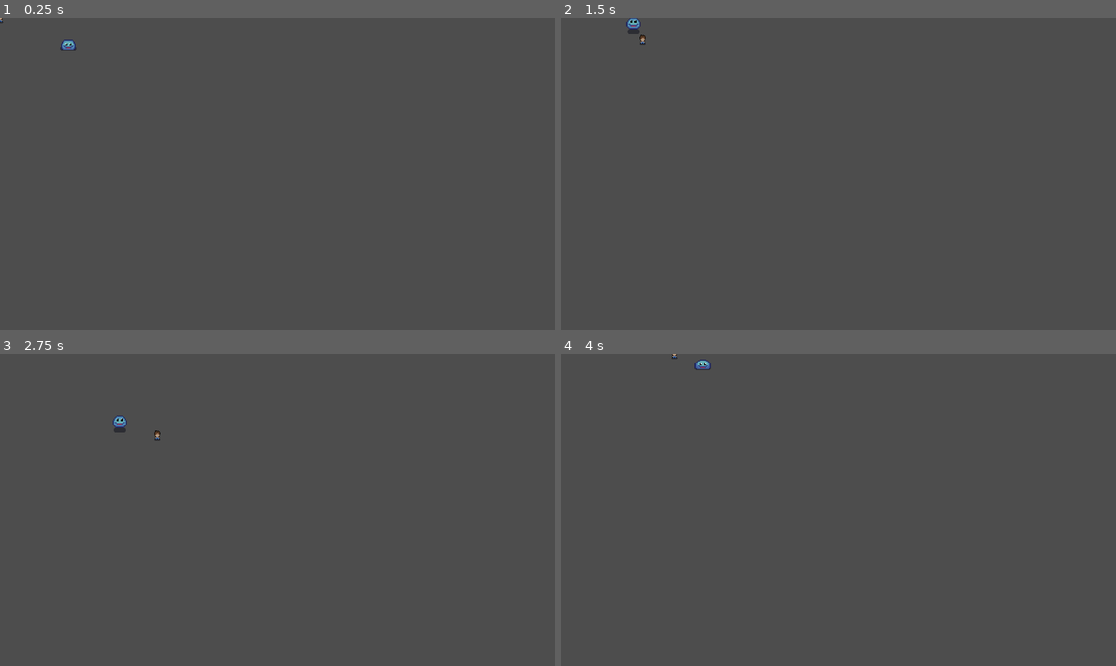
Above: before the commit, frames 1-4 (two rows, left to right).
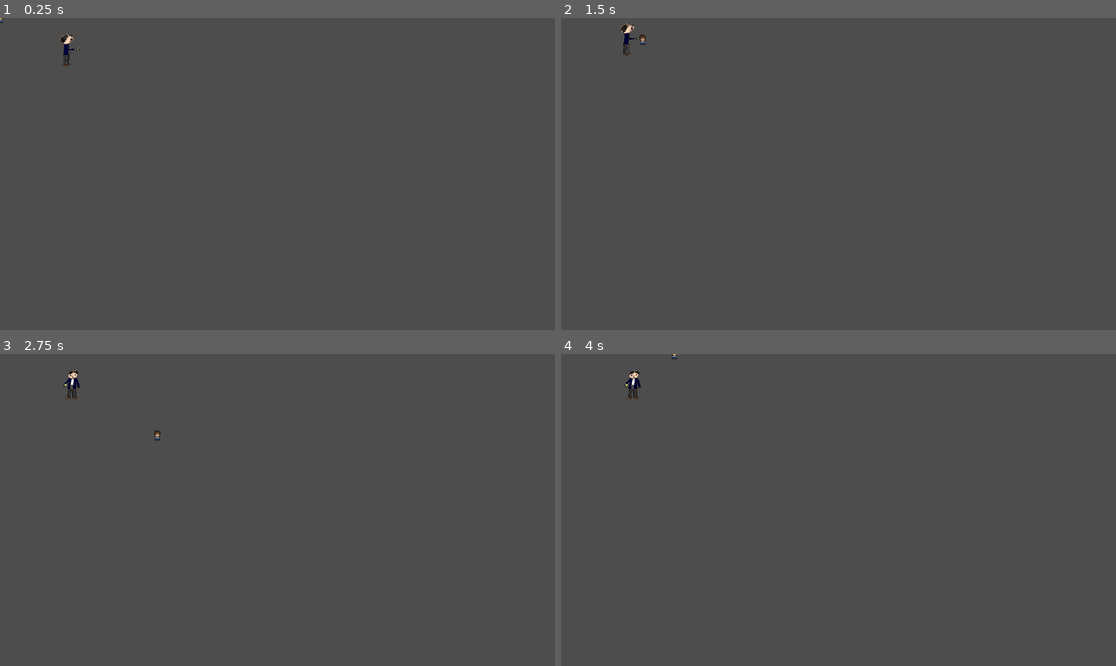
Above: after the commit, the same moments.

Repository: S1m0nCi/durhack-2024
Game: Godot game, scene res://world.tscn
Same seed, same stepped clock (60 frames per second), same inputs: the game is played once before the commit and once after it. This scene is started directly instead of the project's main scene.
Inputs:
- Up to frame 1 (0.25 s): no input
- Up to frame 2 (1.5 s): hold Right (ui_right) 0.53-1.28 s; hold Down (ui_down) from 1.28 s (still down)
- Up to frame 3 (2.75 s): release Down (ui_down) at 2.03 s; hold Right (ui_right) from 2.03 s (still down)
- Up to frame 4 (4 s): release Right (ui_right) at 2.78 s; hold Up (ui_up) 2.78-3.53 s; hold Left (ui_left) from 3.53 s (still down)

The runs differ from the first frame. In frame 1, 0.2% of the frame differs, in the area x 10-15%, y 5-16%; in frame 2, 0.2%; in frame 3, 0.3%, in the area x 11-23%, y 5-26%; in frame 4, 0.2%.

Commit message:
fix chase issue and add guard

Diff:
--- a/durhack-24/guard.gd
+++ b/durhack-24/guard.gd
@@ -1,6 +1,6 @@
 extends CharacterBody2D
 
-var chase_speed = 25
+var chase_speed = 70
 var track_speed = chase_speed/3
 var player_chase = false
 var player_track = false
@@ -10,14 +10,14 @@
 func _physics_process(delta: float) -> void:
 	if player_chase:
 		position += (player.position - position)/chase_speed
-		$AnimatedSprite2D.play("walk_front")
+		$AnimatedSprite2D.play("side")
 
 		if (player.position.x - position.x) < 0:
 			$AnimatedSprite2D.flip_h = true
 		else:
 			$AnimatedSprite2D.flip_h = false
 	else:
-		$AnimatedSprite2D.play("idle_front")
+		$AnimatedSprite2D.play("front")
 
 func _on_detection_area_body_entered(body: Node2D) -> void:
 	player = body # player is the body that has entered
--- a/durhack-24/scenes/guard.tscn
+++ b/durhack-24/scenes/guard.tscn
@@ -1,7 +1,18 @@
-[gd_scene load_steps=33 format=3 uid="uid://cqhen150flkh7"]
+[gd_scene load_steps=39 format=3 uid="uid://cqhen150flkh7"]
 
 [ext_resource type="Texture2D" uid="uid://cjt8ydc3np2sa" path="res://assets/mystic-forest-temp/characters/slime.png" id="1_314ub"]
 [ext_resource type="Script" path="res://guard.gd" id="1_jlb12"]
+[ext_resource type="Texture2D" uid="uid://uu5b77yfj23b" path="res://assets/guard_back-removebg-preview.png" id="2_tfa00"]
+[ext_resource type="Texture2D" uid="uid://dqd5xg3kmpyh5" path="res://assets/guard_front-removebg-preview.png" id="3_1jmdi"]
+[ext_resource type="Texture2D" uid="uid://chcjnbbxls2e6" path="res://assets/guard_side-removebg-preview.png" id="5_be2w2"]
+
+[sub_resource type="AtlasTexture" id="AtlasTexture_67ny2"]
+atlas = ExtResource("2_tfa00")
+region = Rect2(0, 0, 500, 500)
+
+[sub_resource type="AtlasTexture" id="AtlasTexture_m5lts"]
+atlas = ExtResource("3_1jmdi")
+region = Rect2(0, 0, 500, 500)
 
 [sub_resource type="AtlasTexture" id="AtlasTexture_aqmvs"]
 atlas = ExtResource("1_314ub")
@@ -34,6 +45,10 @@
 [sub_resource type="AtlasTexture" id="AtlasTexture_ij5o0"]
 atlas = ExtResource("1_314ub")
 region = Rect2(96, 0, 32, 32)
+
+[sub_resource type="AtlasTexture" id="AtlasTexture_7oaog"]
+atlas = ExtResource("5_be2w2")
+region = Rect2(0, 0, 500, 500)
 
 [sub_resource type="AtlasTexture" id="AtlasTexture_lknyu"]
 atlas = ExtResource("1_314ub")
@@ -115,6 +130,22 @@
 animations = [{
 "frames": [{
 "duration": 1.0,
+"texture": SubResource("AtlasTexture_67ny2")
+}],
+"loop": true,
+"name": &"back",
+"speed": 5.0
+}, {
+"frames": [{
+"duration": 1.0,
+"texture": SubResource("AtlasTexture_m5lts")
+}],
+"loop": true,
+"name": &"front",
+"speed": 5.0
+}, {
+"frames": [{
+"duration": 1.0,
 "texture": SubResource("AtlasTexture_aqmvs")
 }, {
 "duration": 1.0,
@@ -149,6 +180,14 @@
 }, {
 "frames": [{
 "duration": 1.0,
+"texture": SubResource("AtlasTexture_7oaog")
+}],
+"loop": true,
+"name": &"side",
+"speed": 5.0
+}, {
+"frames": [{
+"duration": 1.0,
 "texture": SubResource("AtlasTexture_lknyu")
 }, {
 "duration": 1.0,
@@ -220,23 +259,24 @@
 "speed": 5.0
 }]
 
-[sub_resource type="CircleShape2D" id="CircleShape2D_jw134"]
-radius = 67.2681
-
-[sub_resource type="CircleShape2D" id="CircleShape2D_15ewq"]
-radius = 11.0
+[sub_resource type="CircleShape2D" id="CircleShape2D_unei5"]
+radius = 87.0
+
+[sub_resource type="CapsuleShape2D" id="CapsuleShape2D_rn2dj"]
+radius = 8.0
+height = 64.0
 
 [node name="guard" type="CharacterBody2D"]
-position = Vector2(213, 68)
+position = Vector2(0, 1)
+collision_layer = 5
+collision_mask = 5
 script = ExtResource("1_jlb12")
 
 [node name="AnimatedSprite2D" type="AnimatedSprite2D" parent="."]
-position = Vector2(0, -8)
-scale = Vector2(2.125, 1.90625)
+position = Vector2(4.00003, 6)
+scale = Vector2(0.287125, 0.21)
 sprite_frames = SubResource("SpriteFrames_v37q8")
-animation = &"idle_front"
-frame = 3
-frame_progress = 0.135704
+animation = &"front"
 
 [node name="detectionArea" type="Area2D" parent="."]
 position = Vector2(559, 171)
@@ -245,11 +285,11 @@
 
 [node name="CollisionShape2D" type="CollisionShape2D" parent="detectionArea"]
 position = Vector2(-559, -173)
-shape = SubResource("CircleShape2D_jw134")
+shape = SubResource("CircleShape2D_unei5")
 
 [node name="CollisionShape2D" type="CollisionShape2D" parent="."]
-position = Vector2(-1, -1)
-shape = SubResource("CircleShape2D_15ewq")
+position = Vector2(0, -3)
+shape = SubResource("CapsuleShape2D_rn2dj")
 
 [node name="trackArea" type="Area2D" parent="."]
 position = Vector2(161, 315)
--- a/durhack-24/scenes/main.tscn
+++ b/durhack-24/scenes/main.tscn
@@ -9057,7 +9057,19 @@
 position = Vector2(308.5, 446.5)
 shape = SubResource("RectangleShape2D_hxnb3")
 
+[node name="RigidBody2D3" type="RigidBody2D" parent="TileMap"]
+freeze = true
+
+[node name="CollisionShape2D" type="CollisionShape2D" parent="TileMap/RigidBody2D3"]
+position = Vector2(-142.5, 535)
+shape = SubResource("RectangleShape2D_c70pr")
+
+[node name="CollisionShape2D2" type="CollisionShape2D" parent="TileMap/RigidBody2D3"]
+position = Vector2(828.25, 504)
+shape = SubResource("RectangleShape2D_4g353")
+
 [node name="guard" parent="." instance=ExtResource("3_fhmdq")]
+position = Vector2(519, 75)
 
 [node name="Thief" parent="." instance=ExtResource("4_rmk2n")]
 position = Vector2(287, 534)
--- a/durhack-24/scenes/thief.tscn
+++ b/durhack-24/scenes/thief.tscn
@@ -50,7 +50,7 @@
 position = Vector2(-2, -5)
 scale = Vector2(0.39, 0.36)
 sprite_frames = SubResource("SpriteFrames_mwl2c")
-animation = &"front"
+animation = &"back"
 
 [node name="Camera2D" type="Camera2D" parent="."]
 limit_left = -150
Binary file added: durhack-24/assets/axe_guard_back-removebg-preview.png
Not shown, added: durhack-24/assets/axe_guard_back-removebg-preview.png.import
Binary file added: durhack-24/assets/axe_guard_front-removebg-preview.png
Not shown, added: durhack-24/assets/axe_guard_front-removebg-preview.png.import
Binary file added: durhack-24/assets/axe_guard_side-removebg-preview.png
Not shown, added: durhack-24/assets/axe_guard_side-removebg-preview.png.import
Binary file added: durhack-24/assets/guard_back-removebg-preview.png
Not shown, added: durhack-24/assets/guard_back-removebg-preview.png.import
Binary file added: durhack-24/assets/guard_front-removebg-preview.png
Not shown, added: durhack-24/assets/guard_front-removebg-preview.png.import
Binary file added: durhack-24/assets/guard_side-removebg-preview.png
Not shown, added: durhack-24/assets/guard_side-removebg-preview.png.import
(and 2 more such lines)
